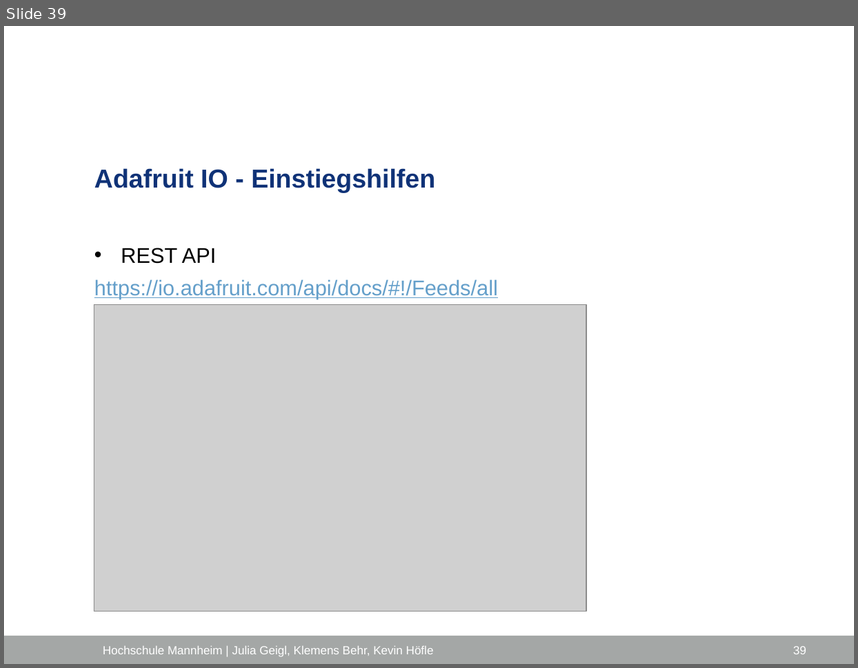
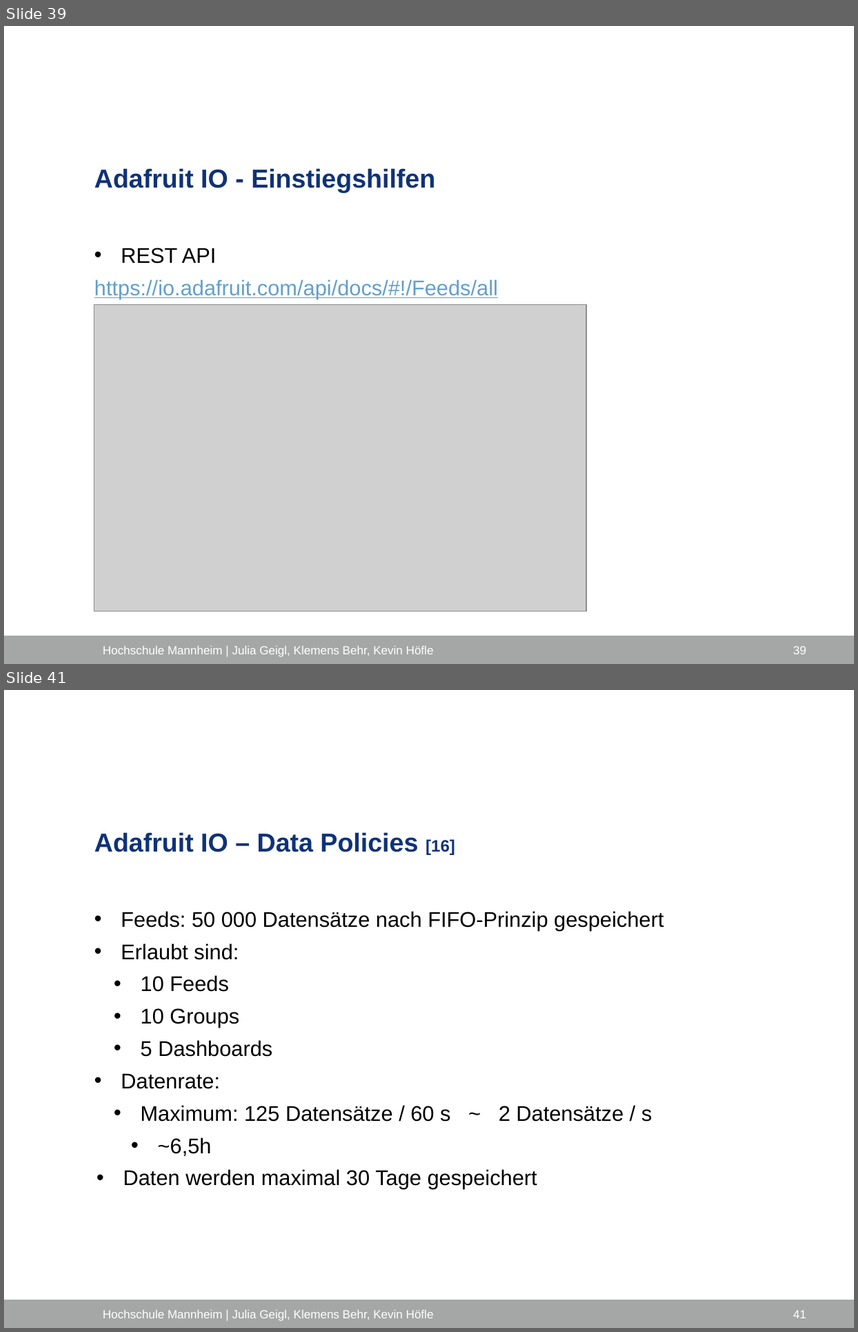
Before and after one commit to ProjektlaborEmbeddedSecurity/Presentation, a slide deck: PES_FH_VERS.pptx. Shown one above the other, each under a label of ours: slide 39 before the commit, slides 39 and 41 after it; the slides between them are not shown. The pictures are 858x668 and 858x1332 pixels, drawn with LibreOffice and Linux fonts; fonts in the diff are those of the drawing; grey boxes stand for pictures; background and template pictures are left out. Boxes give left, top, right and bottom in pixels: in the first picture for what was removed or moved away, otherwise in the second. Text is boxed around its words. In the diff, an @@ line names an element or a change of style, - is before the commit and + after.

```diff
--- a/PES_FH_VERS.pptx
+++ b/PES_FH_VERS.pptx
@@ slide 41 added at (4, 690, 854, 1328), background #FFFFFF; not listed: 1 template element that a slide beside it also shows @@
@@ title added at (94, 832, 455, 855), 22 pt, text #0F3277, bold @@
+Adafruit IO – Data Policies [16]
@@ text added at (121, 911, 664, 1189), 18 pt, text #000000 @@
+• Feeds: 50 000 Datensätze nach FIFO-Prinzip gespeichert
+• Erlaubt sind:
+      • 10 Feeds
+      • 10 Groups
+      • 5 Dashboards
+• Datenrate:
+      • Maximum: 125 Datensätze / 60 s ~ 2 Datensätze / s
+        • ~6,5h
+    • Daten werden maximal 30 Tage gespeichert
@@ text added at (103, 1310, 434, 1321), 10 pt, text #FFFFFF @@
+Hochschule Mannheim | Julia Geigl, Klemens Behr, Kevin Höfle
@@ page number added at (793, 1310, 806, 1318), 10 pt, text #FFFFFF @@
+41
```
Also in this commit, not shown: 11 slides changed.
